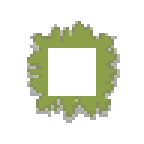
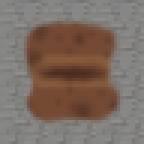
Before/after of a 144×144 layered artwork. What changed in the layer stack:
added layer "earthLayer" above "streetLayer" over bbox(0, 0, 144, 144)
renamed "grassLayer" to "grassLayerOuter", hid it, painted on it over bbox(27, 21, 120, 123)
showed "streetFull", painted on it over bbox(0, 0, 144, 144)
